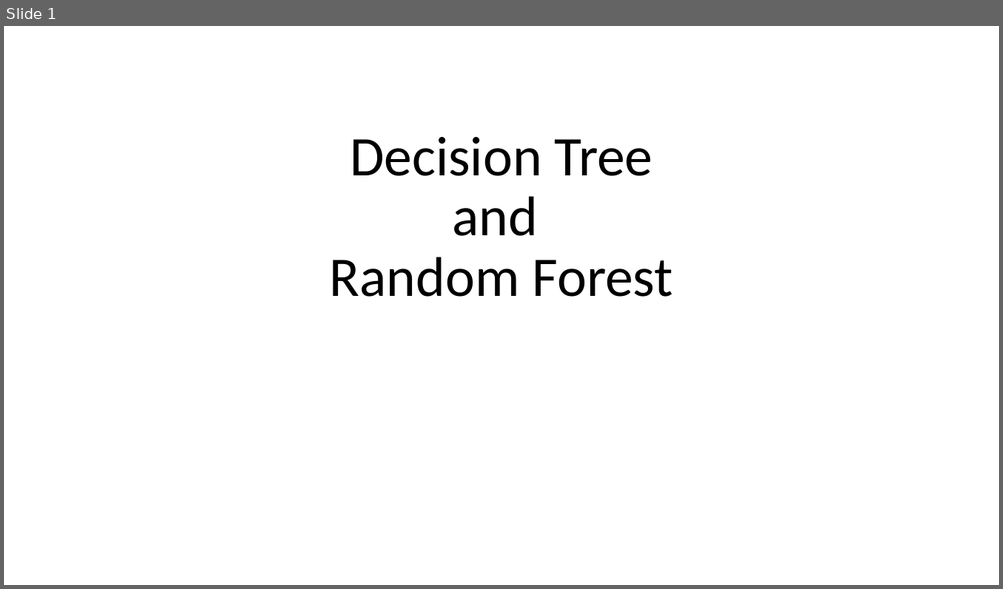
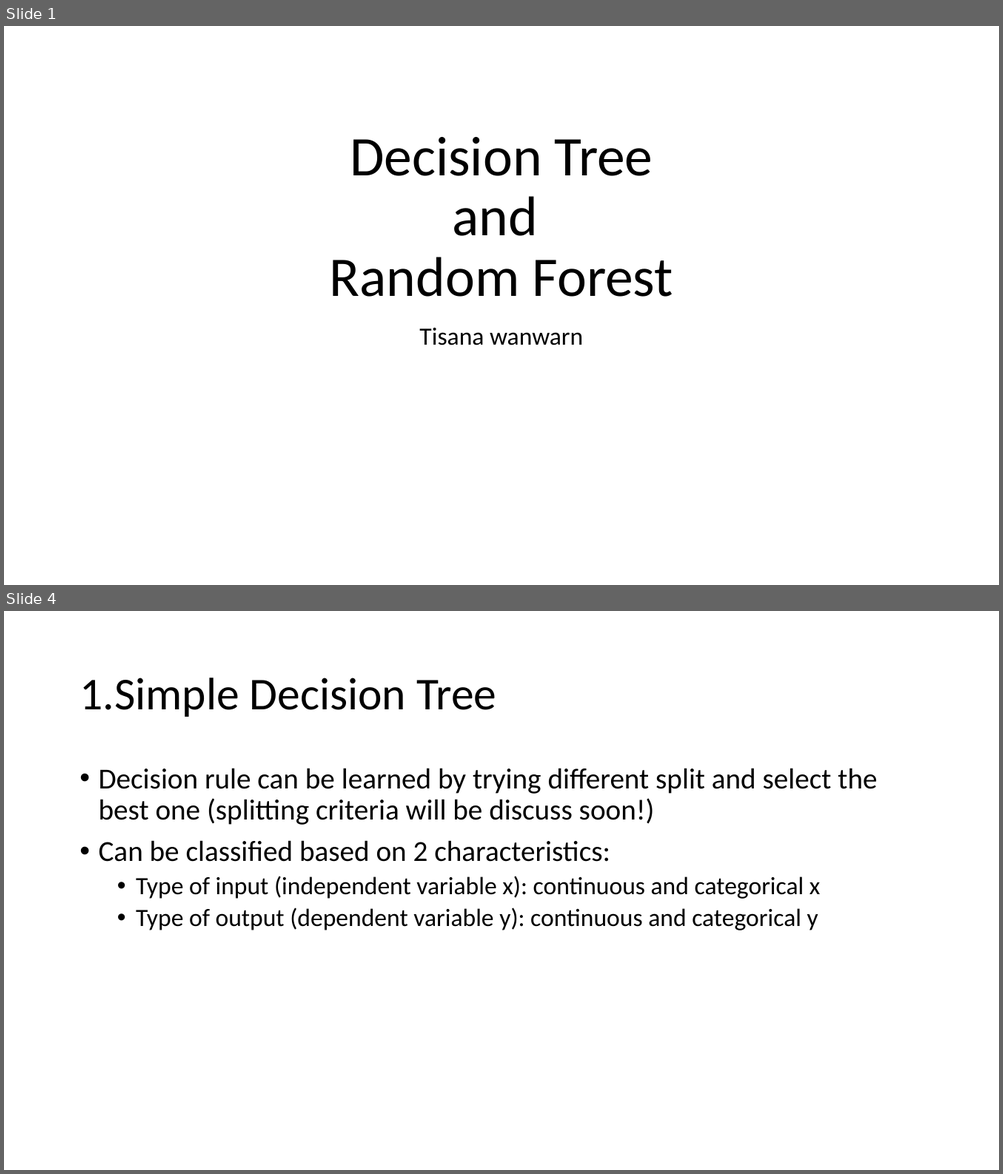
Before and after one commit to gucino/Machine-Learning, a slide deck: Decision_tree_and_Random_forest.pptx. Shown one above the other, each under a label of ours: slide 1 before the commit, slides 1 and 4 after it; the slides between them are not shown. The pictures are 1003x589 and 1003x1174 pixels, drawn with LibreOffice and Linux fonts; fonts in the diff are those of the drawing. Boxes give left, top, right and bottom in pixels: in the first picture for what was removed or moved away, otherwise in the second. Text is boxed around its words. In the diff, an @@ line names an element or a change of style, - is before the commit and + after.

```diff
--- a/Decision_tree_and_Random_forest.pptx
+++ b/Decision_tree_and_Random_forest.pptx
@@ slide 4 added at [4, 611, 999, 1170], background #FFFFFF @@
@@ title added at [79, 678, 496, 717], 44 pt, text #000000 @@
+1.Simple Decision Tree
@@ text added at [99, 768, 876, 931], 28 pt, text #000000 @@
+• Decision rule can be learned by trying different split and select the best one (splitting criteria will be discuss soon!)
+• Can be classified based on 2 characteristics:
+  • Type of input (independent variable x): continuous and categorical x
+  • Type of output (dependent variable y): continuous and categorical y
@@ slide 1 changed as well @@
@@ subtitle added at [419, 328, 583, 346], 24 pt, text #000000 @@
+Tisana wanwarn
```
Also in this commit, not shown: 7 other slides added, 1 slide removed.
